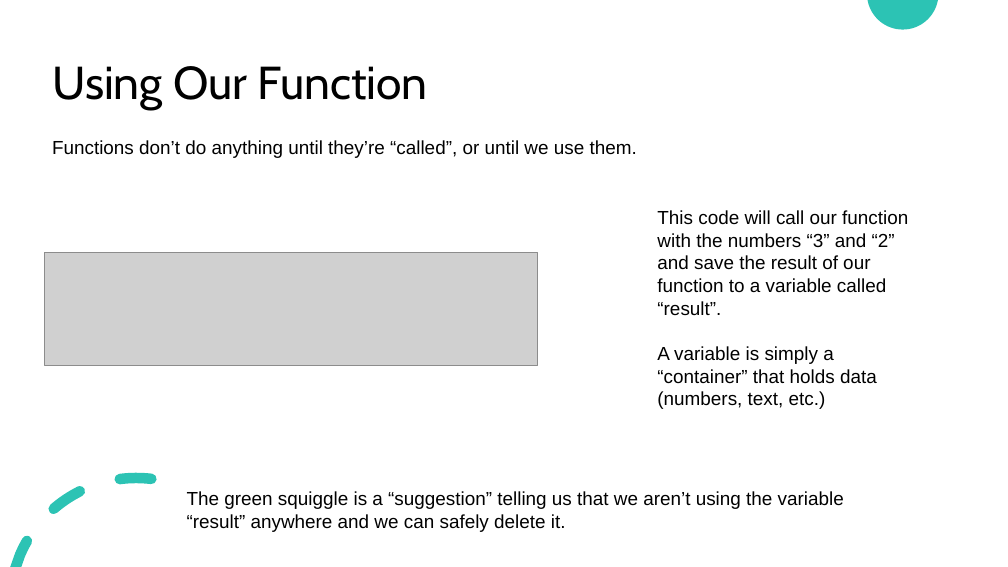
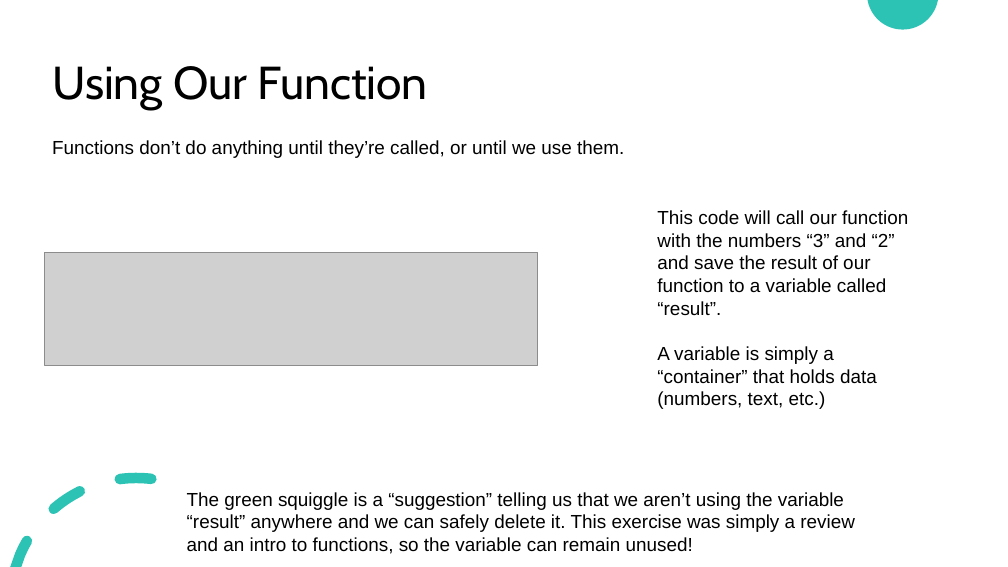
Before and after one commit to terrapinrobotics/code-camp-presentations, a slide deck: slide 10 of VEX Camp Day 1.pptx. Drawn at 1008x567 pixels with LibreOffice and Linux fonts; fonts in the diff are those of the drawing; grey boxes stand for pictures. Boxes give left, top, right and bottom in pixels: in the first picture for what was removed or moved away, otherwise in the second. Text is boxed around its words. In the diff, an @@ line names an element or a change of style, - is before the commit and + after.

```diff
--- a/VEX Camp Day 1.pptx
+++ b/VEX Camp Day 1.pptx
@@ text at (52,140,624,158): text changed @@
-Functions don’t do anything until they’re “called”, or until we use them.
+Functions don’t do anything until they’re called, or until we use them.
@@ text at (187,492,855,554): text changed @@
-The green squiggle is a “suggestion” telling us that we aren’t using the variable “result” anywhere and we can safely delete it.
+The green squiggle is a “suggestion” telling us that we aren’t using the variable “result” anywhere and we can safely delete it. This exercise was simply a review and an intro to functions, so the variable can remain unused!
```
Also in this commit, not shown: 5 other slides changed, 2 other files.
